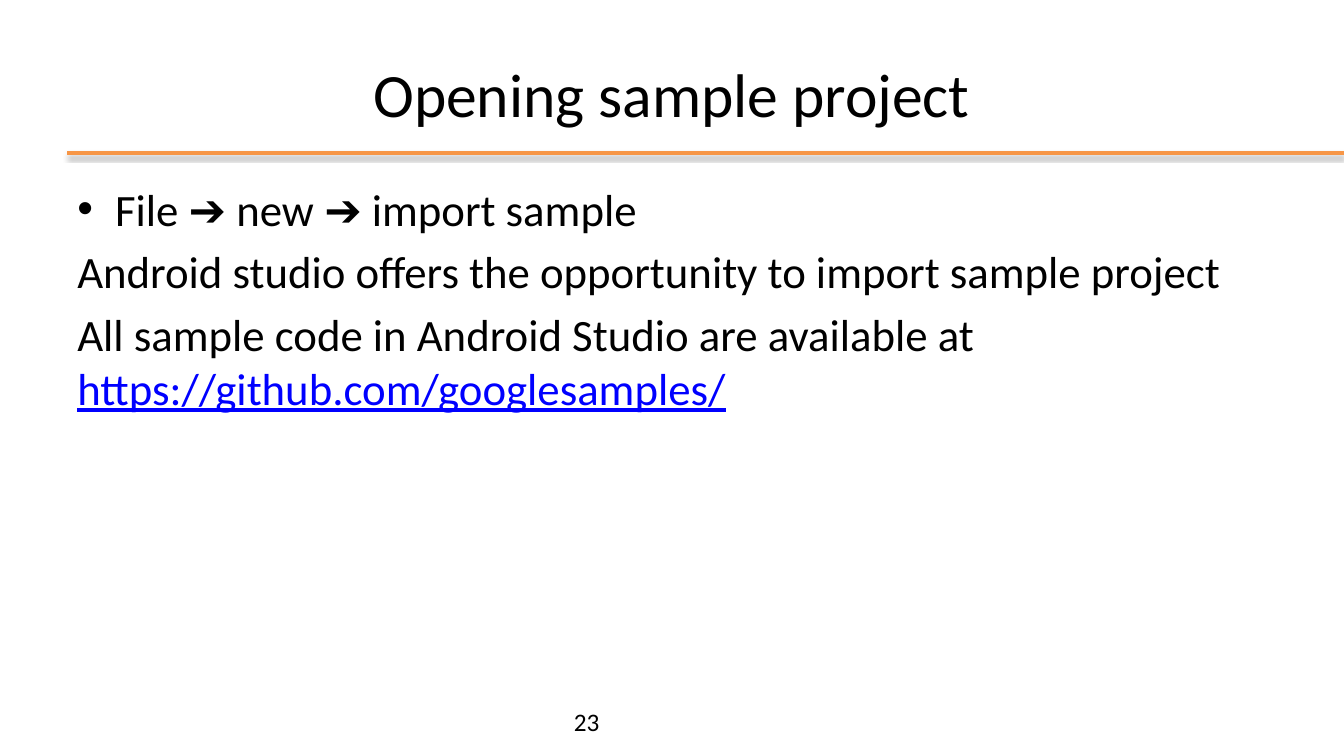
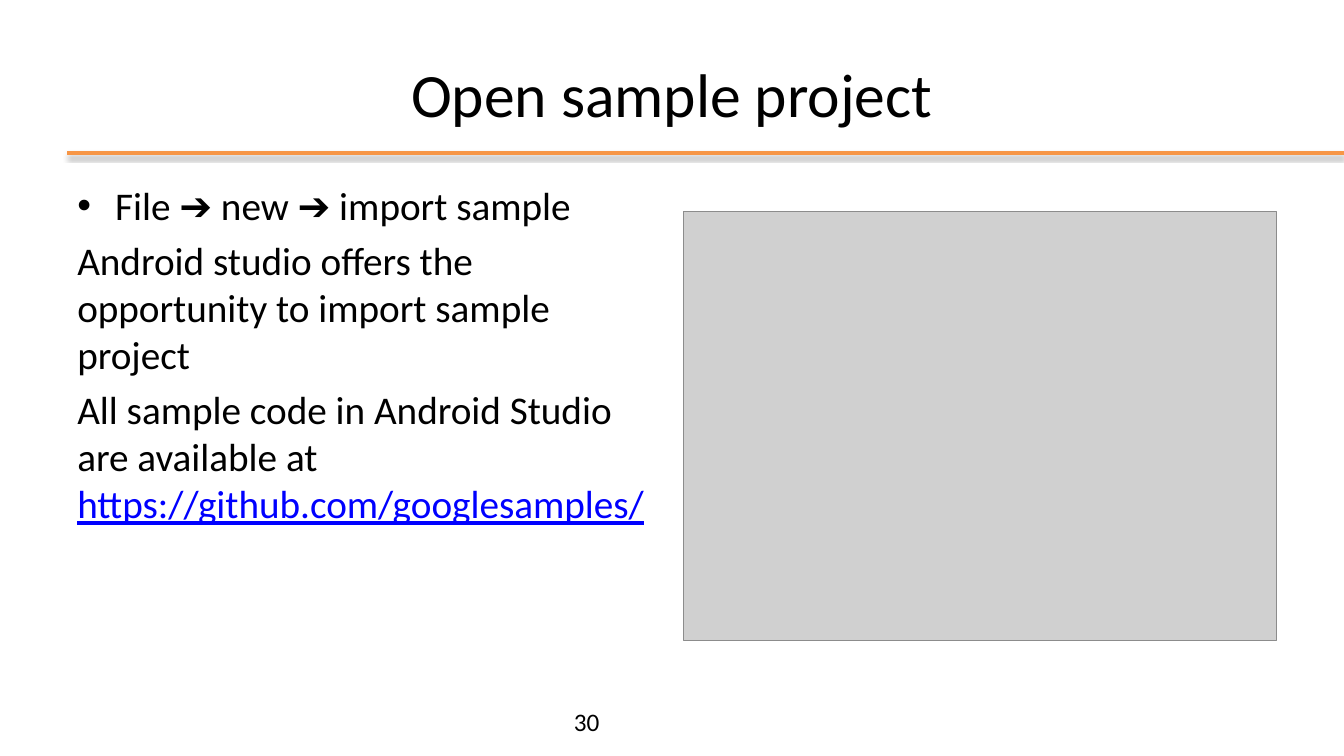
Before and after one commit to kevinmala00/ATTIVITA-PROGETTUALE, a slide deck: slide 30 of slides/02 - Android Studio.pptx (slide 23 before the commit). Drawn at 1344x756 pixels with LibreOffice and Linux fonts; fonts in the diff are those of the drawing; grey boxes stand for pictures; background and template pictures are left out. Boxes give left, top, right and bottom in pixels: in the first picture for what was removed or moved away, otherwise in the second. Text is boxed around its words. In the diff, an @@ line names an element or a change of style, - is before the commit and + after.

```diff
--- a/slides/02 - Android Studio.pptx
+++ b/slides/02 - Android Studio.pptx
@@ title at (411,74,932,128): text changed @@
-Opening sample project
+Open sample project
@@ text "File ➔ new ➔ import ..." at (77,192,644,525): size 32 to 28 pt @@
@@ picture added at (684,212,1277,640) @@
@@ page number at (574,714,600,731): text changed @@
-23
+30
```
Also in this commit, not shown: 21 other slides changed, 15 slides added, 8 slides removed.
